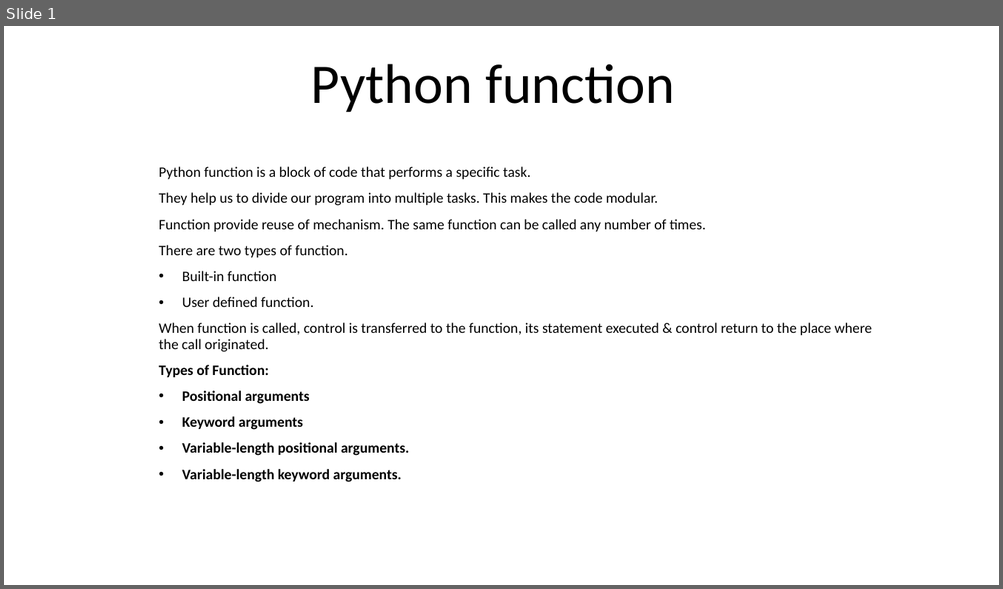
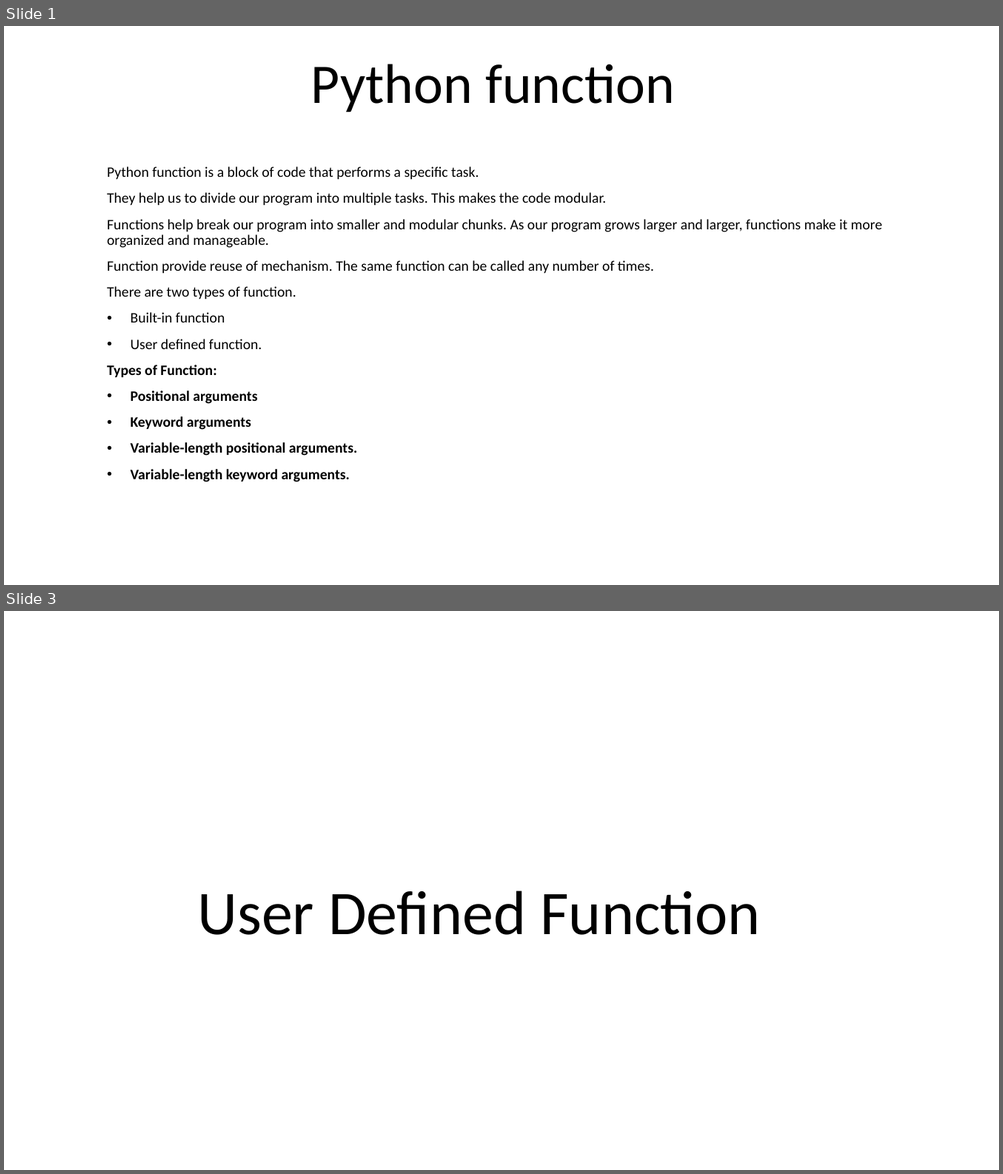
Before and after one commit to tauovir/Materials, a slide deck: Python Session/upcm/function.pptx. Shown one above the other, each under a label of ours: slide 1 before the commit, slides 1 and 3 after it; the slides between them are not shown. The pictures are 1003x589 and 1003x1174 pixels, drawn with LibreOffice and Linux fonts; fonts in the diff are those of the drawing. Boxes give left, top, right and bottom in pixels: in the first picture for what was removed or moved away, otherwise in the second. Text is boxed around its words. In the diff, an @@ line names an element or a change of style, - is before the commit and + after.

```diff
--- a/Python Session/upcm/function.pptx
+++ b/Python Session/upcm/function.pptx
@@ slide 3 added at bbox=[4, 611, 999, 1170], background #FFFFFF @@
@@ title added at bbox=[198, 891, 760, 935], 60 pt, text #000000 @@
+User Defined Function
@@ slide 1 changed as well @@
@@ subtitle "Python function is a block ...": place and size @@
-subtitle "Python function is a block ..." at bbox=[159, 167, 871, 483]
+subtitle "Python function is a block ..." at bbox=[107, 167, 882, 483]
@@ subtitle at bbox=[107, 219, 882, 248]: paragraph added @@
+Functions help break our program into smaller and modular chunks. As our program grows larger and larger, functions make it more organized and manageable.
@@ subtitle at bbox=[159, 323, 871, 352]: paragraph removed @@
-When function is called, control is transferred to the function, its statement executed & control return to the place where the call originated.
```
Also in this commit, not shown: 1 other slide added, 1 slide removed, 29 other files.
